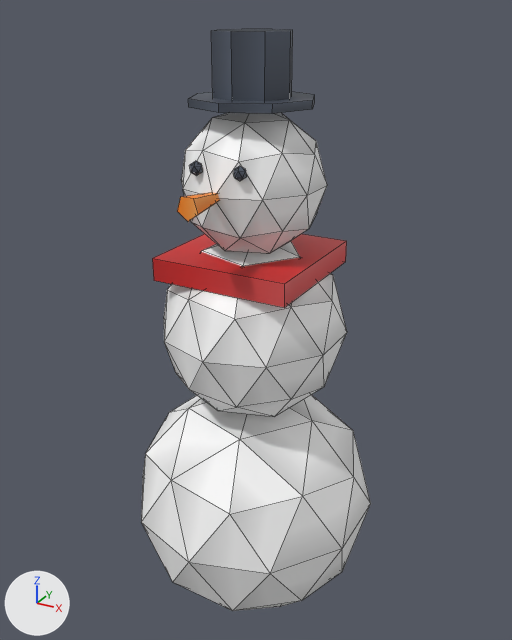
Renders of the FBX model art/export/dt_snowman.fbx from each side of a commit.
Both versions are drawn from a 50 mm lens placed at (4.18, -7.53, 8.22), pointed at (-0.02, 0.11, 4.41). Arrows for +X, +Y and +Z are at lower left; the lights stay in place. The older version comes first. Mesh edges are drawn as thin lines.

The first picture shows 'dt_snowman'.
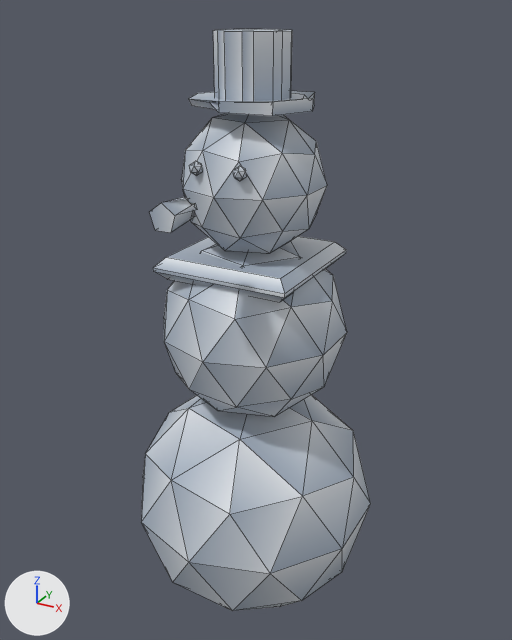
The newer file is also turned or shifted as a whole; pictures and numbers use the older file's frame.

Pixel boxes (x1, y1, x2, y2) of what changed, in the pictures (512 x 640 px; the box of a moved part takes in the faces that stretch with it):
part 1 of me_dt_snowman, rebuilt
    before: (211, 29, 293, 101)
    after: (213, 29, 292, 101)
part 2 of me_dt_snowman, rebuilt (11% shorter)
    before: (152, 234, 347, 308)
    after: (153, 236, 346, 302)
part 3 of me_dt_snowman, added
    after: (149, 197, 197, 233)
part 4 of me_dt_snowman, moved or reshaped
    before: (177, 92, 314, 221)
    after: (189, 91, 315, 116)
part 5 of me_dt_snowman, surface changed
    both: (141, 113, 371, 611)

Diff of the bpy script that builds the scene:
```diff
--- a/art/export/dt_snowman.fbx.py
+++ b/art/export/dt_snowman.fbx.py
@@ me_dt_snowman @@
 # used by ob_dt_snowman; location = (0.0, 0.0, 0.0)
-me_dt_snowman.from_pydata(...)  # 196 vertices, 312 faces; spans x -1.63..1.63, y -1.71..1.71, z 0.0..8.0
+me_dt_snowman.from_pydata(...)  # 243 vertices, 345 faces; spans x -1.63..1.63, y -1.88..1.71, z 0.0..8.0
+# me_dt_snowman part 1: the loose piece of 16 vertices spanning x -0.48..0.48, y -0.48..0.48, z 7.24..8.0 is rebuilt with 36 vertices and now spans x -0.43..0.43, y -0.43..0.43, z 7.24..8.0
+# me_dt_snowman part 2: the loose piece of 8 vertices spanning x -0.9..0.9, y -0.9..0.9, z 5.14..5.43 is rebuilt with 16 vertices and now spans x -0.9..0.9, y -0.9..0.9, z 5.14..5.43
+# me_dt_snowman part 3: a new loose piece of 15 vertices spanning x -0.16..0.16, y -1.88..-1.43, z 6.15..6.45, in mat_palette (picture img_palette_png)
+# me_dt_snowman part 4
+# 10 vertices are removed from x -0.54..0.54, y -1.43..0.54, z 6.14..7.29
+# 16 faces are deleted
+# 4 vertices move from x 0.0..0.76, y -0.76..0.0, z 7.19..7.29 to x -0.16..0.63, y -0.7..0.45, z 7.29
+# 14 vertices are added at x -0.6..0.76, y -0.76..0.7, z 7.17..7.31
+# 17 new faces join them
+# me_dt_snowman part 5: 281 kept faces spanning x -1.63..1.63, y -1.71..1.71, z 0.0..7.29 get new texture (UV) coordinates
 me_dt_snowman.materials.append(mat_palette)
```
